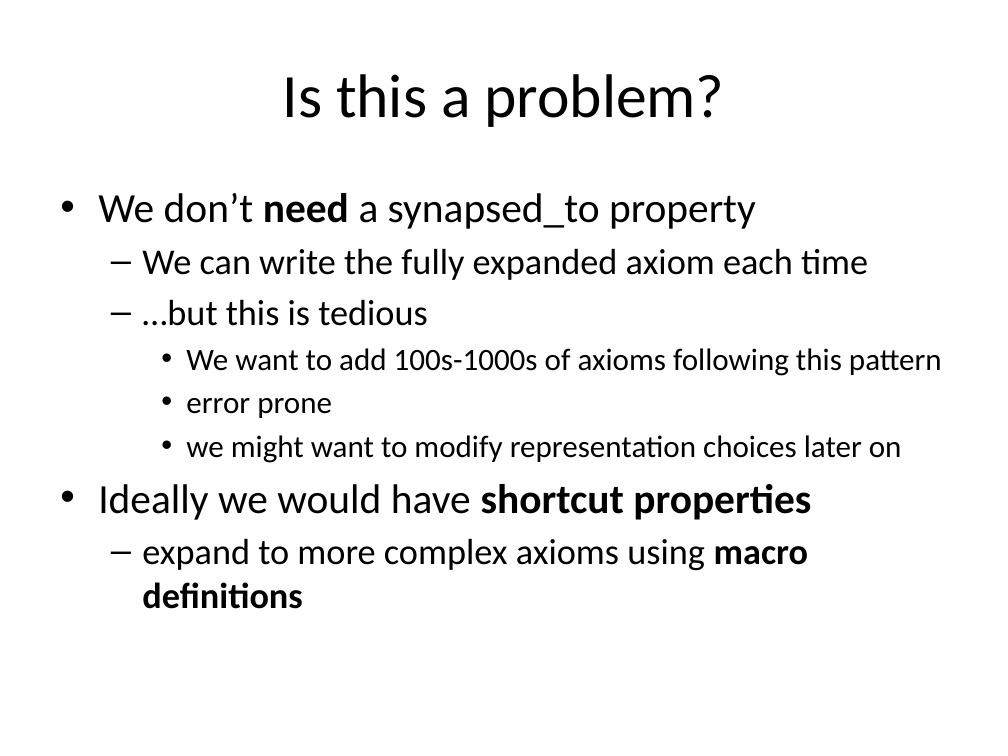
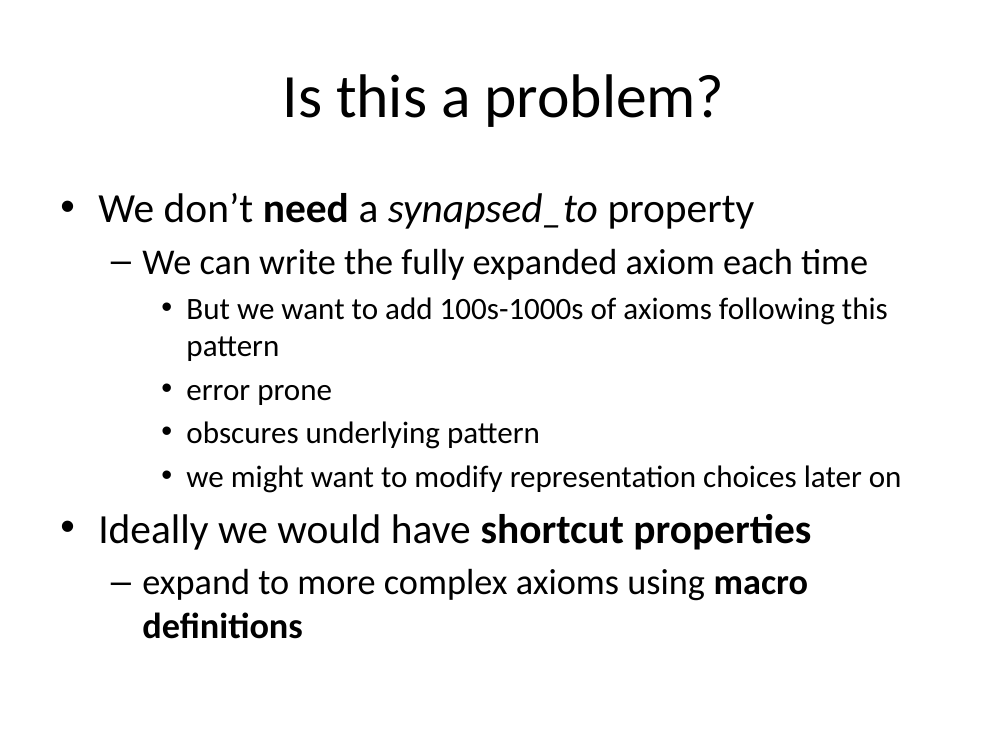
Before and after one commit to cmungall/obo2owl, a slide deck: slide 8 of papers/owled-macros-panel.pptx (slide 6 before the commit). Drawn at 1008x756 pixels with LibreOffice and Linux fonts; fonts in the diff are those of the drawing. Boxes give left, top, right and bottom in pixels: in the first picture for what was removed or moved away, otherwise in the second. Text is boxed around its words. In the diff, an @@ line names an element or a change of style, - is before the commit and + after.

```diff
--- a/papers/owled-macros-panel.pptx
+++ b/papers/owled-macros-panel.pptx
@@ text at (98, 193, 755, 229): italic on in "synapsed_to" @@
@@ text at (186, 297, 888, 361): text changed @@
-  – …but this is tedious
-    • We want to add 100s-1000s of axioms following this pattern
+    • But we want to add 100s-1000s of axioms following this pattern
@@ text at (186, 421, 540, 449): paragraph added @@
+    • obscures underlying pattern
```
Also in this commit, not shown: 9 other slides changed, 8 slides added.
